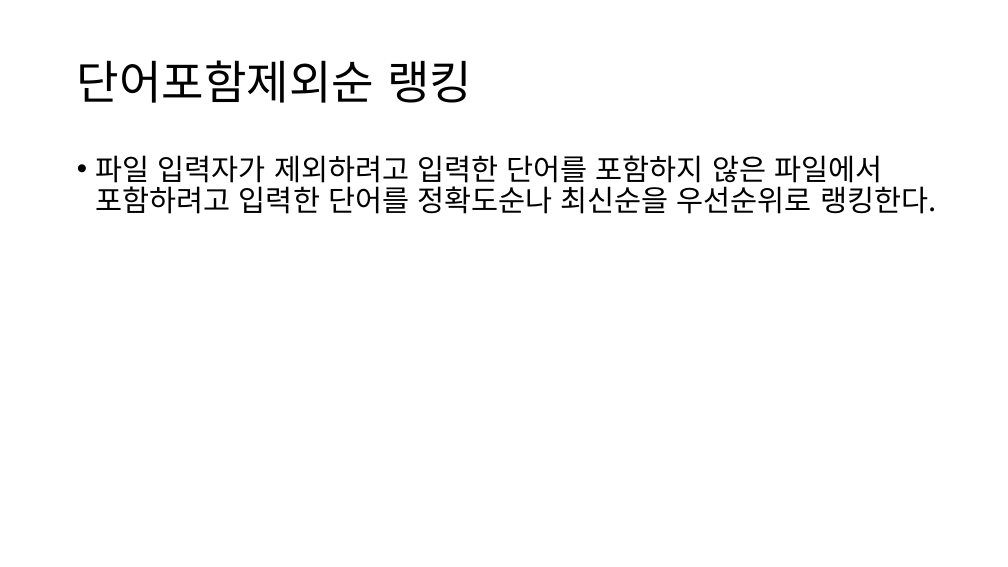
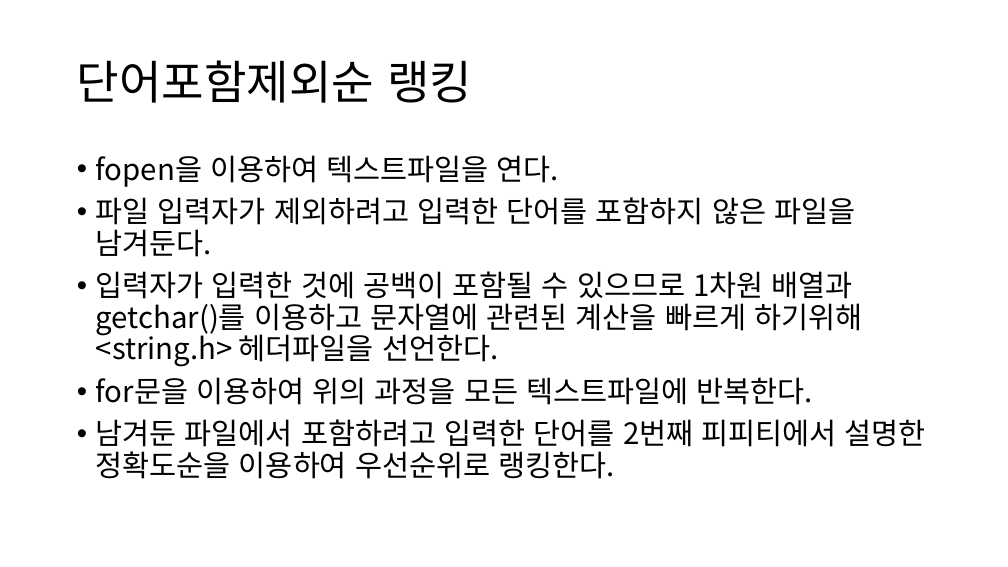
Before and after one commit to Beopsik/Beopsik, a slide deck: slide 4 of 20173765문법식.pptx (slide 5 before the commit). Drawn at 1008x567 pixels with LibreOffice and Linux fonts; fonts in the diff are those of the drawing. Boxes give left, top, right and bottom in pixels: in the first picture for what was removed or moved away, otherwise in the second. Text is boxed around its words. In the diff, an @@ line names an element or a change of style, - is before the commit and + after.

```diff
--- a/20173765문법식.pptx
+++ b/20173765문법식.pptx
@@ text at [96, 155, 926, 479]: text changed @@
-• 파일 입력자가 제외하려고 입력한 단어를 포함하지 않은 파일에서 포함하려고 입력한 단어를 정확도순나 최신순을 우선순위로 랭킹한다.
+• fopen을 이용하여 텍스트파일을 연다.
+• 파일 입력자가 제외하려고 입력한 단어를 포함하지 않은 파일을 남겨둔다.
+• 입력자가 입력한 것에 공백이 포함될 수 있으므로 1차원 배열과 getchar()를 이용하고 문자열에 관련된 계산을 빠르게 하기위해 <string.h> 헤더파일을 선언한다.
+• for문을 이용하여 위의 과정을 모든 텍스트파일에 반복한다.
+• 남겨둔 파일에서 포함하려고 입력한 단어를 2번째 피피티에서 설명한 정확도순을 이용하여 우선순위로 랭킹한다.
```
Also in this commit, not shown: 2 other slides changed, 1 slide removed.
